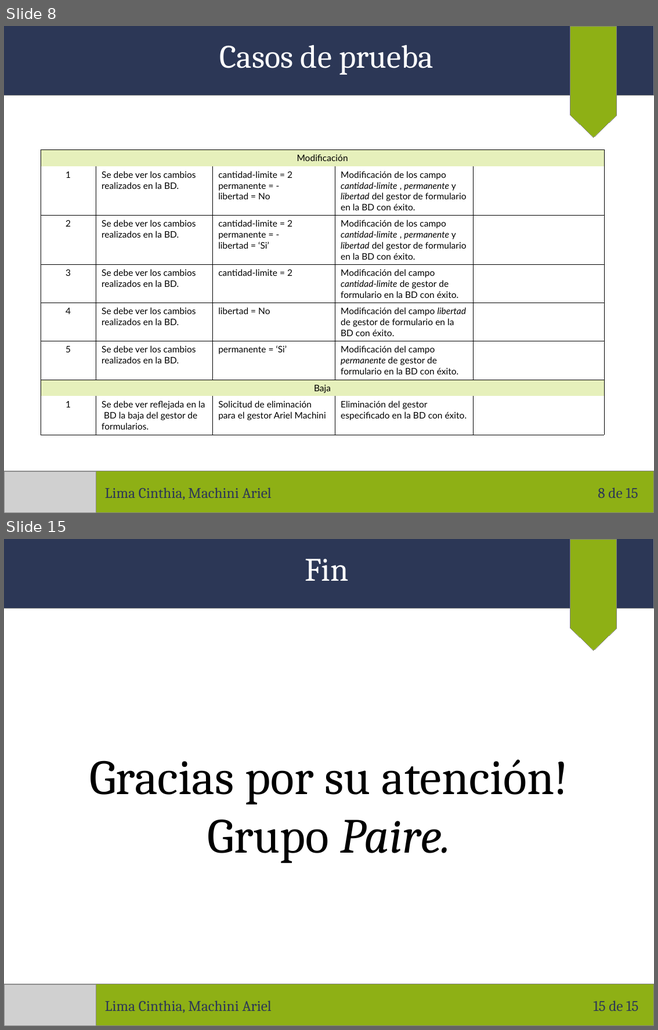
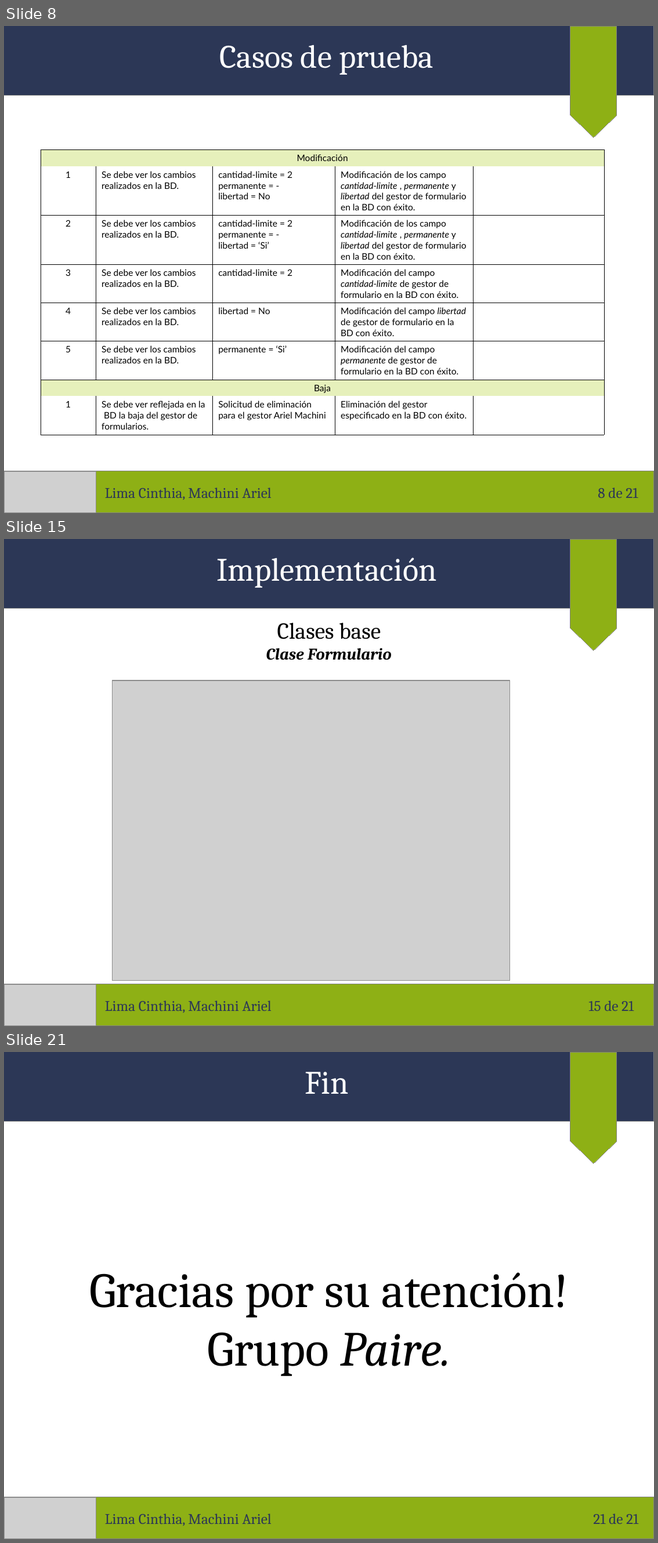
Before and after one commit to arielmachini/Caciar, a slide deck: Presentaciones/Presentación 14-11-2017.odp. Shown one above the other, each under a label of ours: slides 8 and 15 before the commit, slides 8, 15 and 21 after it; the slides between them are not shown. The pictures are 658x1030 and 658x1543 pixels, drawn with LibreOffice and Linux fonts; fonts in the diff are those of the drawing; grey boxes stand for pictures. Boxes give left, top, right and bottom in pixels: in the first picture for what was removed or moved away, otherwise in the second. Text is boxed around its words. In the diff, an @@ line names an element or a change of style, - is before the commit and + after.

```diff
--- a/Presentaciones/Presentación 14-11-2017.odp
+++ b/Presentaciones/Presentación 14-11-2017.odp
@@ slide 15 added at box(4, 539, 654, 1026), background #FFFFFF @@
@@ rectangle added at box(4, 539, 654, 609), fill #2C3756, outline #808080 0 pt @@
@@ flow chart offpage connector added at box(571, 539, 617, 650), fill #8EB015, outline #808080 0 pt @@
@@ text added at box(216, 558, 437, 588), 40 pt, text #FFFFFF @@
+Implementación
@@ text added at box(266, 623, 391, 660), 20 pt, text #000000, bold, italic @@
+Clases base
+Clase Formulario
@@ picture added at box(112, 681, 510, 980) @@
@@ rectangle added at box(4, 984, 654, 1026), fill #8EB015, outline #808080 0 pt @@
@@ picture added at box(4, 984, 96, 1026) @@
@@ text added at box(105, 1001, 271, 1013), 18 pt, text #2C3756 @@
+Lima Cinthia, Machini Ariel
@@ page number added at box(588, 1001, 633, 1011), 18 pt, text #2C3756 @@
+15 de 21
@@ page number at box(597, 488, 637, 498): text changed @@
-8 de 15
+8 de 21
@@ what was slide 15 is now slide 21 @@
@@ page number at box(593, 1514, 638, 1524): text changed @@
-15 de 15
+21 de 21
```
Also in this commit, not shown: 6 slides changed, 5 other slides added.
